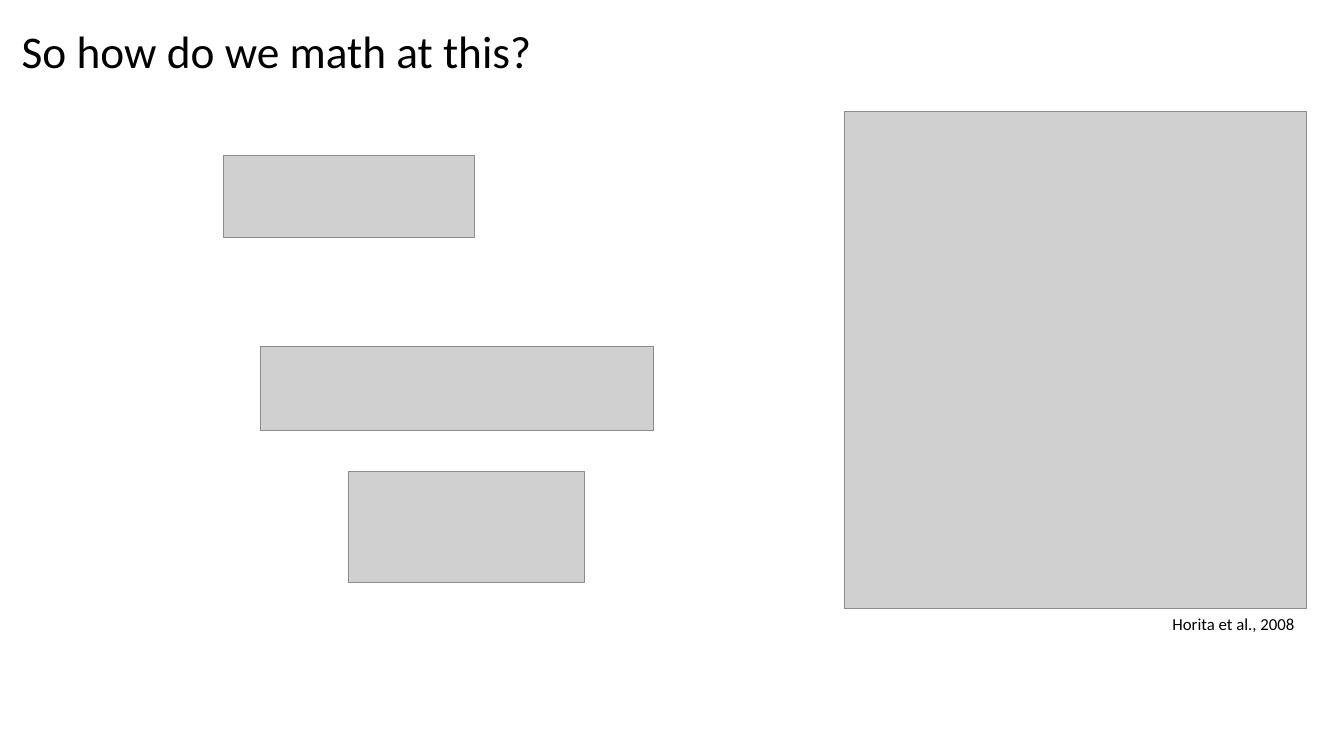
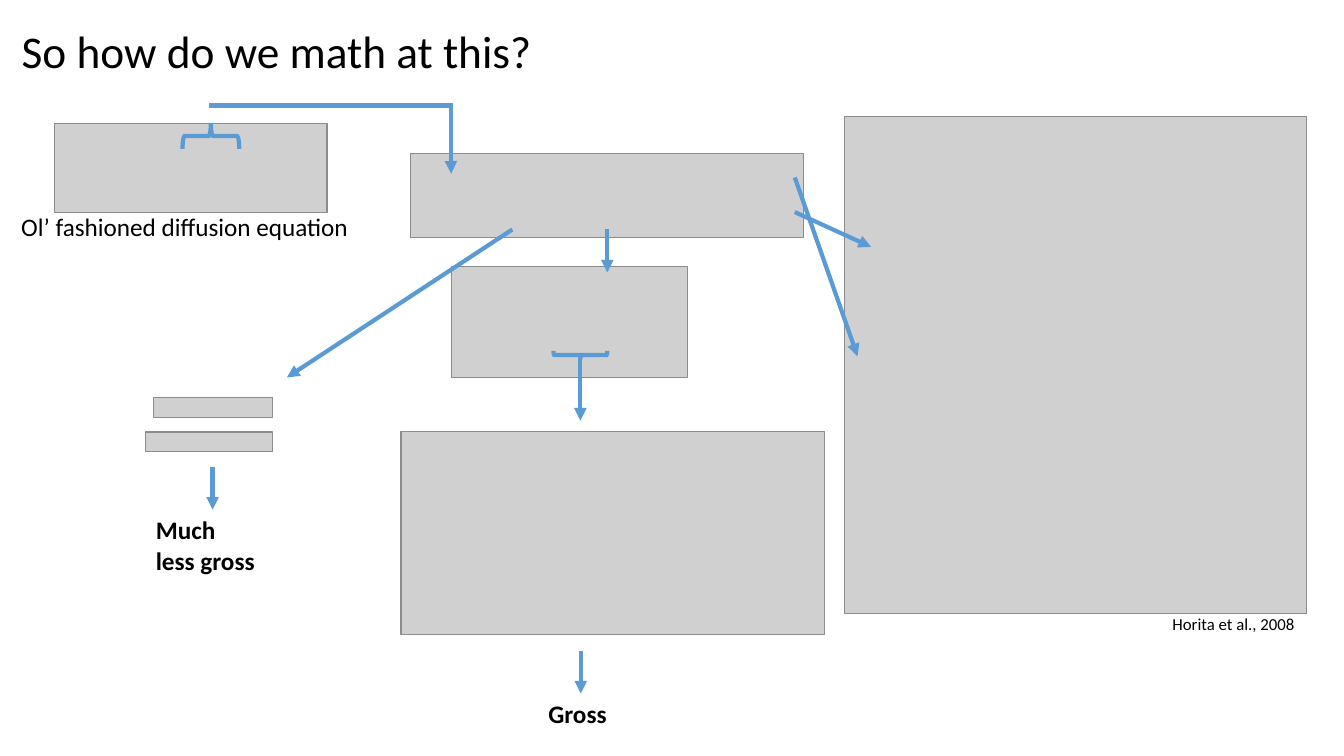
Before and after one commit to KevRozmiarek/2020_stable_isotope_project_Kevin_Rozmiarek, a slide deck: slide 5 of Paper_presentation_KSR.pptx. Drawn at 1344x756 pixels with LibreOffice and Linux fonts; fonts in the diff are those of the drawing; grey boxes stand for pictures. Boxes give left, top, right and bottom in pixels: in the first picture for what was removed or moved away, otherwise in the second. Text is boxed around its words. In the diff, an @@ line names an element or a change of style, - is before the commit and + after.

```diff
--- a/Paper_presentation_KSR.pptx
+++ b/Paper_presentation_KSR.pptx
@@ elbow arrow added from (210, 106) to (452, 173), #5B9BD5 3 pt @@
@@ picture: place and size @@
-picture at box(845, 111, 1307, 608)
+picture at box(845, 117, 1307, 614)
@@ picture: place and size @@
-picture at box(223, 155, 474, 237)
+picture at box(54, 123, 328, 212)
@@ left brace added at box(182, 123, 239, 149), outline #5B9BD5 3 pt @@
@@ picture: place and size @@
-picture at box(260, 347, 653, 431)
+picture at box(411, 154, 805, 238)
@@ arrow added from (796, 177) to (858, 356), #5B9BD5 3 pt @@
@@ text added at box(21, 218, 347, 240), 18 pt, text #000000 @@
+Ol’ fashioned diffusion equation
@@ arrow added from (512, 230) to (287, 378), #5B9BD5 3 pt @@
@@ arrow added from (607, 230) to (607, 272), #5B9BD5 3 pt @@
@@ arrow added from (796, 212) to (871, 247), #5B9BD5 3 pt @@
@@ picture: place and size @@
-picture at box(349, 472, 585, 583)
+picture at box(452, 267, 688, 378)
@@ left brace added at box(554, 350, 607, 358), outline #5B9BD5 3 pt @@
@@ arrow added from (581, 359) to (581, 420), #5B9BD5 3 pt @@
@@ picture added at box(153, 397, 272, 417) @@
@@ picture added at box(146, 433, 273, 453) @@
@@ picture added at box(401, 433, 825, 635) @@
@@ arrow added from (213, 467) to (213, 510), #5B9BD5 3 pt @@
@@ text added at box(156, 521, 254, 575), 18 pt, text #000000, bold @@
+Much less gross
@@ arrow added from (581, 650) to (581, 694), #5B9BD5 3 pt @@
@@ text added at box(548, 706, 606, 724), 18 pt, text #000000, bold @@
+Gross
```
Also in this commit, not shown: 6 other slides changed, 1 slide added, 1 slide removed.
